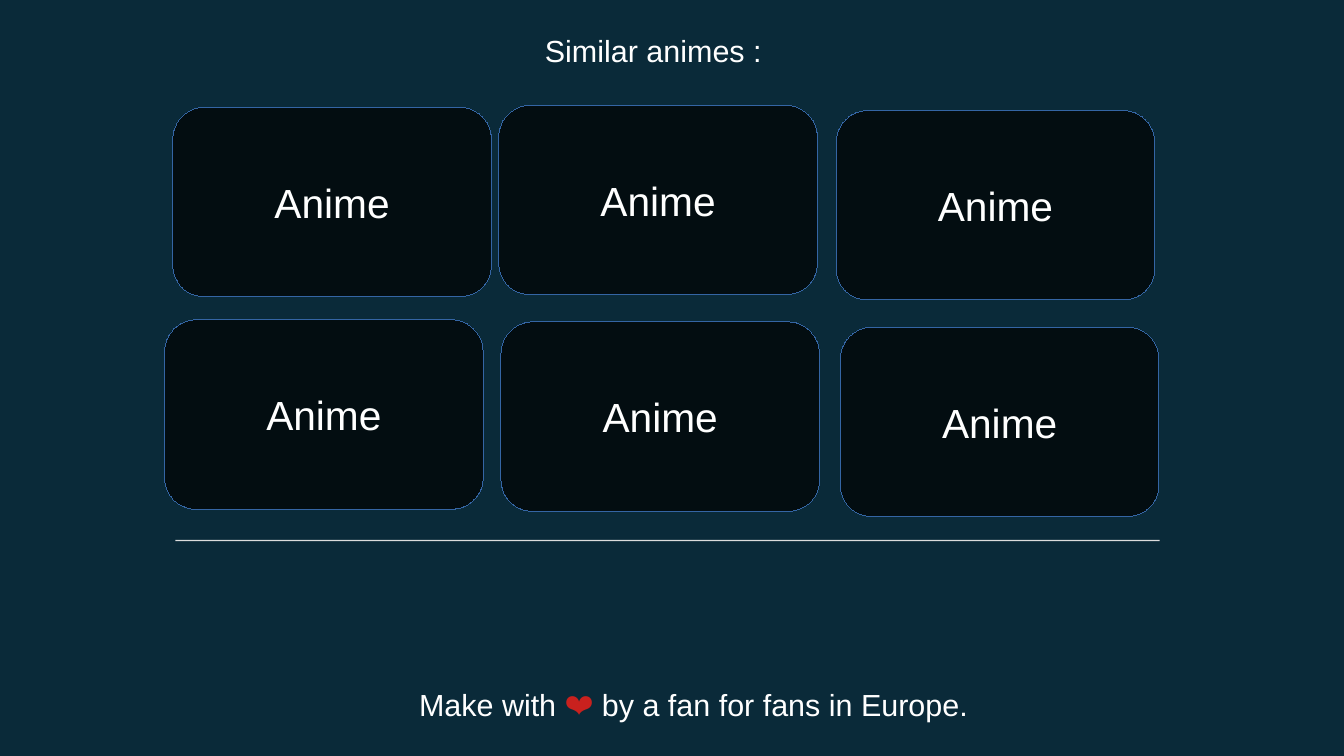
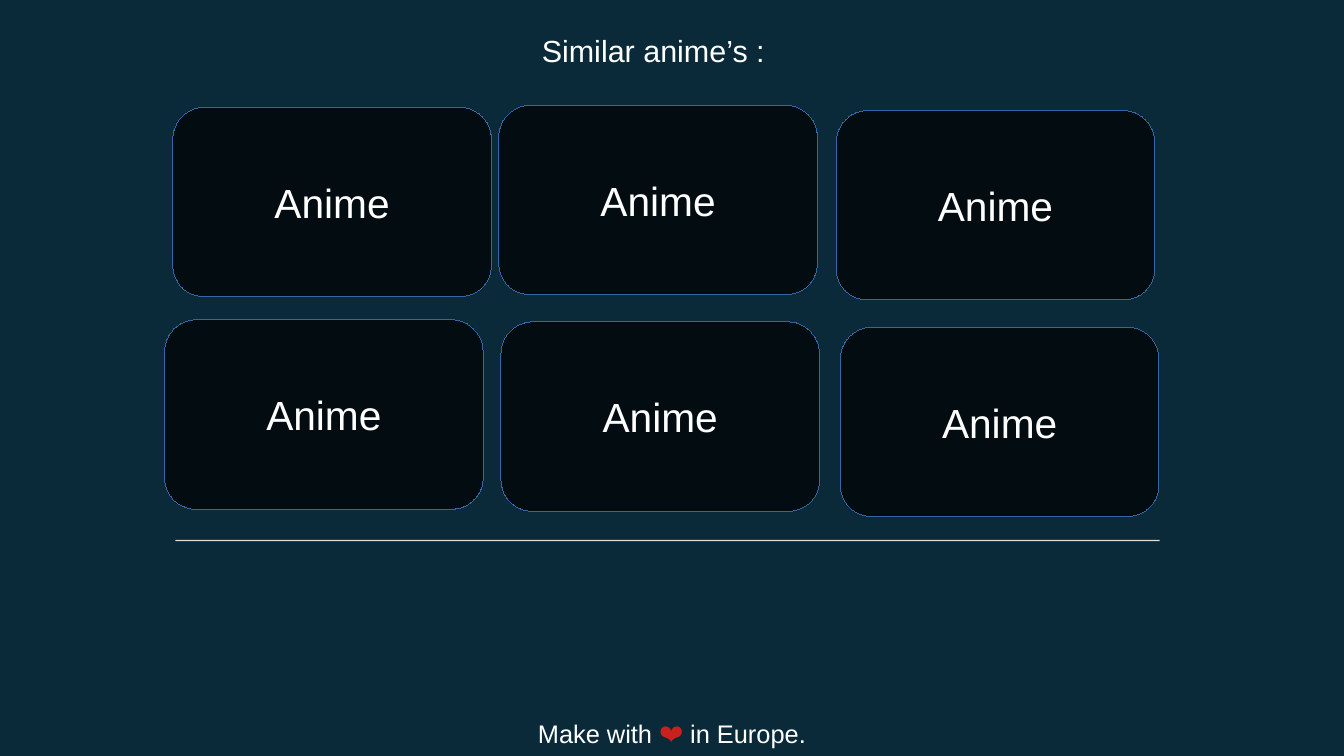
Before and after one commit to lebgdu543/OfflineAnime, a slide deck: slide 8 of offline anime website.odp (slide 7 before the commit). Drawn at 1344x756 pixels with LibreOffice and Linux fonts; fonts in the diff are those of the drawing. Boxes give left, top, right and bottom in pixels: in the first picture for what was removed or moved away, otherwise in the second. Text is boxed around its words. In the diff, an @@ line names an element or a change of style, - is before the commit and + after.

```diff
--- a/offline anime website.odp
+++ b/offline anime website.odp
@@ text at (x1=542, y1=40, x2=747, y2=63): text changed @@
-Similar animes :
+Similar anime’s :
@@ text "Make with ❤️ in Europe." at (x1=538, y1=724, x2=806, y2=748): vertical alignment top to middle @@
@@ text at (x1=538, y1=724, x2=806, y2=748): text changed; size 18 to 15 pt @@
-Make with ❤️ by a fan for fans in Europe.
+Make with ❤️ in Europe.
```
Also in this commit, not shown: 3 other slides changed, 7 slides added.
